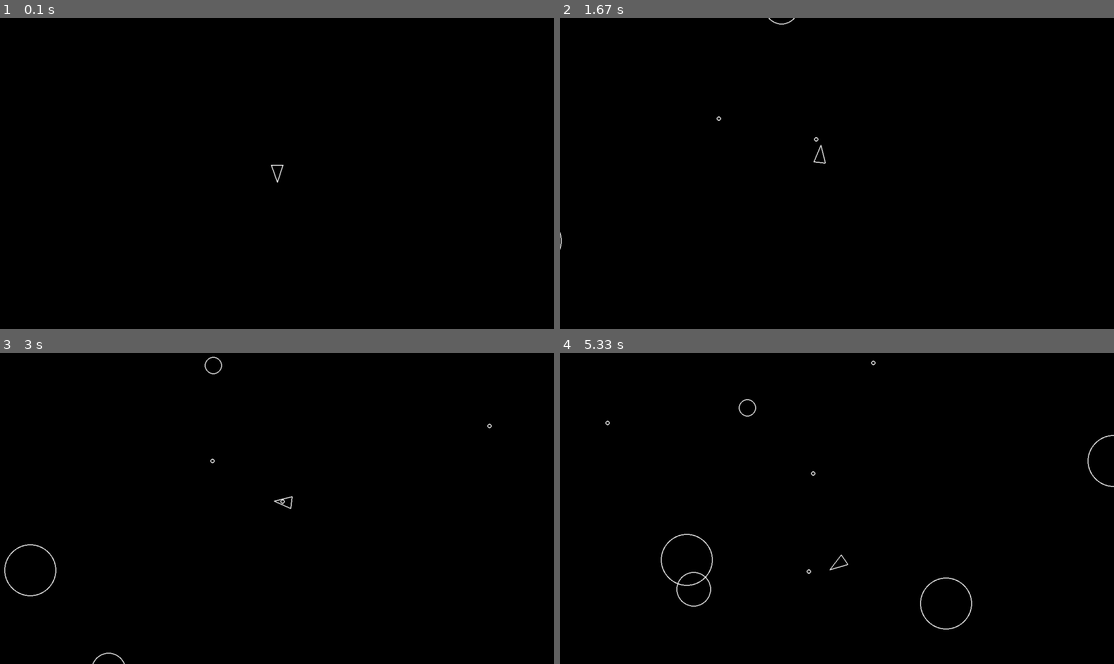
Above: before the commit, frames 1-4 (two rows, left to right).
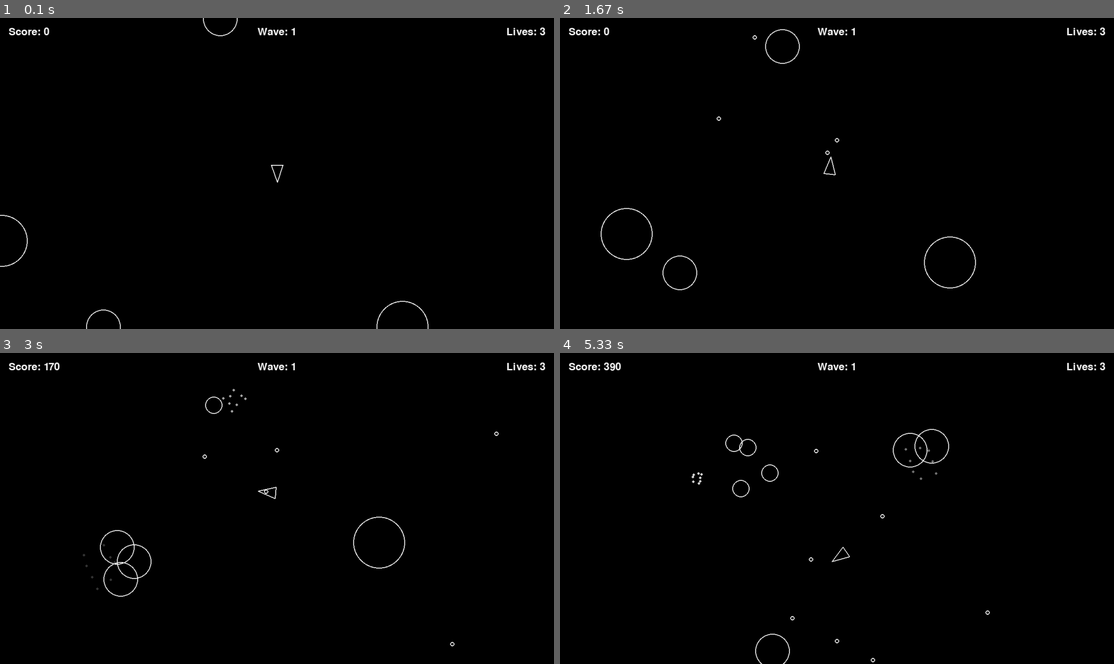
Above: after the commit, the same moments.

Repository: CalvinCYY/pygame-asteroid
Game: pygame game, started from main.py
Same seed, same stepped clock (60 frames per second), same inputs: the game is played once before the commit and once after it.
Inputs:
- Up to frame 1 (0.1 s): no input
- Up to frame 2 (1.67 s): tap Space at 0.33, 0.73, 1.03, 1.23, 1.57 s; hold D 0.67-1.13 s; hold W 1.17-1.47 s; hold D from 1.5 s (still down)
- Up to frame 3 (3 s): tap Space at 1.87, 2.07, 2.37, 2.63, 2.97 s; release D at 1.97 s; hold A 2-2.53 s; hold S 2.57-2.87 s; hold A from 2.9 s (still down)
- Up to frame 4 (5.33 s): tap Space at 3.27, 3.4, 3.8, 4.1, 4.47, 4.87, 5.17 s; release A at 3.3 s; hold W 3.33-3.7 s; hold D 3.73-4.37 s; hold S 4.4-4.77 s; hold A 4.8-5.27 s; hold D from 5.3 s (still down)

The runs differ from the first frame. In frame 1, 0.5% of the frame differs, in the area x 0-99%, y 0-100%; in frame 2, 0.8%; in frame 3, 1.1%; in frame 4, 1.4%, in the area x 1-100%, y 2-100%.

Commit message:
added hud, lives, wrapping, sounds, and player movement physics

Diff:
--- a/asteroid.py
+++ b/asteroid.py
@@ -14,6 +14,7 @@
 
     def update(self, dt):
         self.position += self.velocity * dt
+        self.wrap_position()
 
     def split(self):
         self.kill()
--- a/asteroidfield.py
+++ b/asteroidfield.py
@@ -1,7 +1,11 @@
 import pygame
 import random
 from asteroid import Asteroid
-from constants import *
+from constants import (
+    SCREEN_WIDTH, SCREEN_HEIGHT, ASTEROID_MAX_RADIUS, ASTEROID_MIN_RADIUS,
+    ASTEROID_KINDS, WAVE_BASE_ASTEROIDS, WAVE_ASTEROIDS_INCREMENT,
+    WAVE_SPEED_MULTIPLIER
+)
 
 
 class AsteroidField(pygame.sprite.Sprite):
@@ -30,22 +34,24 @@
 
     def __init__(self):
         pygame.sprite.Sprite.__init__(self, self.containers)
-        self.spawn_timer = 0.0
 
     def spawn(self, radius, position, velocity):
         asteroid = Asteroid(position.x, position.y, radius)
         asteroid.velocity = velocity
 
-    def update(self, dt):
-        self.spawn_timer += dt
-        if self.spawn_timer > ASTEROID_SPAWN_RATE_SECONDS:
-            self.spawn_timer = 0
+    def spawn_wave(self, wave_number):
+        asteroid_count = WAVE_BASE_ASTEROIDS + (wave_number - 1) * WAVE_ASTEROIDS_INCREMENT
+        speed_multiplier = WAVE_SPEED_MULTIPLIER ** (wave_number - 1)
 
-            # spawn a new asteroid at a random edge
+        for _ in range(asteroid_count):
             edge = random.choice(self.edges)
-            speed = random.randint(40, 100)
+            base_speed = random.randint(40, 100)
+            speed = base_speed * speed_multiplier
             velocity = edge[0] * speed
             velocity = velocity.rotate(random.randint(-30, 30))
             position = edge[1](random.uniform(0, 1))
             kind = random.randint(1, ASTEROID_KINDS)
             self.spawn(ASTEROID_MIN_RADIUS * kind, position, velocity)
+
+    def update(self, dt):
+        pass
--- a/circleshape.py
+++ b/circleshape.py
@@ -1,4 +1,5 @@
 import pygame
+from constants import SCREEN_WIDTH, SCREEN_HEIGHT
 
 # Base class for game objects
 class CircleShape(pygame.sprite.Sprite):
@@ -23,3 +24,13 @@
 
     def collides_with(self, other):
         return self.position.distance_to(other.position) <= self.radius + other.radius
+
+    def wrap_position(self):
+        if self.position.x < 0:
+            self.position.x = SCREEN_WIDTH
+        elif self.position.x > SCREEN_WIDTH:
+            self.position.x = 0
+        if self.position.y < 0:
+            self.position.y = SCREEN_HEIGHT
+        elif self.position.y > SCREEN_HEIGHT:
+            self.position.y = 0
--- a/constants.py
+++ b/constants.py
@@ -4,7 +4,9 @@
 LINE_WIDTH = 2
 
 PLAYER_TURN_SPEED = 300
-PLAYER_SPEED = 200
+PLAYER_ACCELERATION = 300        # How fast player speeds up
+PLAYER_MAX_SPEED = 400           # Maximum velocity
+PLAYER_DRAG = 0.98               # Friction multiplier per frame (1.0 = no drag)
 
 ASTEROID_MIN_RADIUS = 20
 ASTEROID_KINDS = 3
@@ -15,3 +17,32 @@
 SHOT_RADIUS = 5
 PLAYER_SHOOT_SPEED = 500
 PLAYER_SHOOT_COOLDOWN_SECONDS = 0.3
+
+# Scoring - smaller asteroids are worth more points
+ASTEROID_SCORE = {
+    ASTEROID_MIN_RADIUS * 3: 20,   # Large asteroid
+    ASTEROID_MIN_RADIUS * 2: 50,   # Medium asteroid
+    ASTEROID_MIN_RADIUS: 100,      # Small asteroid
+}
+
+# HUD
+HUD_FONT_SIZE = 36
+HUD_PADDING = 20
+
+# Lives
+PLAYER_STARTING_LIVES = 3
+PLAYER_INVULNERABILITY_SECONDS = 2.0
+PLAYER_BLINK_RATE = 0.1  # How fast player blinks when invulnerable
+
+# Waves
+WAVE_BASE_ASTEROIDS = 4          # Asteroids in wave 1
+WAVE_ASTEROIDS_INCREMENT = 2     # Additional asteroids per wave
+WAVE_DELAY_SECONDS = 2.0         # Pause between waves
+WAVE_SPEED_MULTIPLIER = 1.1      # Speed increase per wave (compounding)
+
+# Particles
+PARTICLE_COUNT = 8               # Particles per explosion
+PARTICLE_SPEED_MIN = 50
+PARTICLE_SPEED_MAX = 150
+PARTICLE_LIFETIME = 0.6          # Seconds before particle disappears
+PARTICLE_SIZE = 3
--- a/main.py
+++ b/main.py
@@ -1,12 +1,28 @@
 import pygame
-from constants import SCREEN_WIDTH, SCREEN_HEIGHT
-from logger import log_state,log_event
+from constants import (
+    SCREEN_WIDTH, SCREEN_HEIGHT,
+    ASTEROID_SCORE, HUD_FONT_SIZE, HUD_PADDING,
+    PLAYER_STARTING_LIVES, WAVE_DELAY_SECONDS
+)
+from logger import log_state, log_event
 from player import Player
 from asteroid import Asteroid
 from asteroidfield import AsteroidField
 from shot import Shot
+from particle import Particle, spawn_explosion
+from sounds import init_sounds
 
 import sys
+
+
+def draw_hud(screen, font, score, lives, wave):
+    score_text = font.render(f"Score: {score}", True, "white")
+    lives_text = font.render(f"Lives: {lives}", True, "white")
+    wave_text = font.render(f"Wave: {wave}", True, "white")
+    screen.blit(score_text, (HUD_PADDING, HUD_PADDING))
+    screen.blit(wave_text, (SCREEN_WIDTH // 2 - wave_text.get_width() // 2, HUD_PADDING))
+    screen.blit(lives_text, (SCREEN_WIDTH - lives_text.get_width() - HUD_PADDING, HUD_PADDING))
+
 
 def main():
     print(f"Starting Asteroids with pygame version: {pygame.__version__}")
@@ -14,9 +30,17 @@
     print(f"Screen height: {SCREEN_HEIGHT}")
 
     pygame.init()
+    sounds = init_sounds()
     screen = pygame.display.set_mode((SCREEN_WIDTH, SCREEN_HEIGHT))
     clock = pygame.time.Clock()
     dt = 0
+    score = 0
+    lives = PLAYER_STARTING_LIVES
+    wave = 1
+    wave_delay_timer = 0.0
+
+    font = pygame.font.Font(None, HUD_FONT_SIZE)
+    wave_font = pygame.font.Font(None, 72)
 
     updatable = pygame.sprite.Group()
     drawable = pygame.sprite.Group()
@@ -27,9 +51,11 @@
     Asteroid.containers = [asteroids, updatable, drawable]
     AsteroidField.containers = [updatable]
     Shot.containers = [shots, updatable, drawable]
+    Particle.containers = [updatable, drawable]
 
     player = Player(SCREEN_WIDTH/2, SCREEN_HEIGHT/2)
     asteroidfield = AsteroidField()
+    asteroidfield.spawn_wave(wave)
 
     while True:
         log_state()
@@ -45,13 +71,38 @@
             for shot in shots:
                 if asteroid.collides_with(shot):
                     log_event("asteroid_shot")
+                    score += ASTEROID_SCORE.get(asteroid.radius, 10)
+                    spawn_explosion(asteroid.position.x, asteroid.position.y)
+                    sounds.play_explosion()
                     asteroid.split()
                     shot.kill()
                     break
-            if asteroid.collides_with(player):
+            if asteroid.collides_with(player) and not player.is_invulnerable():
                 log_event("player_hit")
-                print('Game over!')
-                sys.exit()
+                spawn_explosion(player.position.x, player.position.y)
+                sounds.play_player_hit()
+                lives -= 1
+                if lives <= 0:
+                    print(f'Game over! Final score: {score}')
+                    sys.exit()
+                player.respawn(SCREEN_WIDTH / 2, SCREEN_HEIGHT / 2)
+
+        # Wave transition logic
+        if len(asteroids) == 0:
+            if wave_delay_timer <= 0:
+                wave_delay_timer = WAVE_DELAY_SECONDS
+            else:
+                wave_delay_timer -= dt
+                wave_announce = wave_font.render(f"Wave {wave + 1}", True, "white")
+                screen.blit(wave_announce, (
+                    SCREEN_WIDTH // 2 - wave_announce.get_width() // 2,
+                    SCREEN_HEIGHT // 2 - wave_announce.get_height() // 2
+                ))
+                if wave_delay_timer <= 0:
+                    wave += 1
+                    asteroidfield.spawn_wave(wave)
+
+        draw_hud(screen, font, score, lives, wave)
         time_delta = clock.tick(60)
         dt = time_delta/1000
         pygame.display.flip()
--- /dev/null
+++ b/particle.py
@@ -0,0 +1,42 @@
+import pygame
+import random
+import math
+from constants import (
+    PARTICLE_COUNT, PARTICLE_SPEED_MIN, PARTICLE_SPEED_MAX,
+    PARTICLE_LIFETIME, PARTICLE_SIZE
+)
+
+
+class Particle(pygame.sprite.Sprite):
+    def __init__(self, x, y, angle):
+        if hasattr(self, "containers"):
+            super().__init__(self.containers)
+        else:
+            super().__init__()
+
+        self.position = pygame.Vector2(x, y)
+        speed = random.uniform(PARTICLE_SPEED_MIN, PARTICLE_SPEED_MAX)
+        self.velocity = pygame.Vector2(
+            math.cos(angle) * speed,
+            math.sin(angle) * speed
+        )
+        self.lifetime = PARTICLE_LIFETIME
+        self.max_lifetime = PARTICLE_LIFETIME
+
+    def draw(self, screen):
+        alpha = self.lifetime / self.max_lifetime
+        color = (int(255 * alpha), int(255 * alpha), int(255 * alpha))
+        pygame.draw.circle(screen, color, self.position, PARTICLE_SIZE)
+
+    def update(self, dt):
+        self.position += self.velocity * dt
+        self.lifetime -= dt
+        if self.lifetime <= 0:
+            self.kill()
+
+
+def spawn_explosion(x, y):
+    for i in range(PARTICLE_COUNT):
+        angle = (2 * math.pi / PARTICLE_COUNT) * i
+        angle += random.uniform(-0.3, 0.3)
+        Particle(x, y, angle)
--- a/player.py
+++ b/player.py
@@ -1,6 +1,12 @@
 from circleshape import CircleShape
 from shot import Shot
-from constants import PLAYER_RADIUS, LINE_WIDTH, PLAYER_TURN_SPEED, PLAYER_SPEED, SHOT_RADIUS, PLAYER_SHOOT_SPEED, PLAYER_SHOOT_COOLDOWN_SECONDS
+from constants import (
+    PLAYER_RADIUS, LINE_WIDTH, PLAYER_TURN_SPEED,
+    PLAYER_ACCELERATION, PLAYER_MAX_SPEED, PLAYER_DRAG,
+    SHOT_RADIUS, PLAYER_SHOOT_SPEED, PLAYER_SHOOT_COOLDOWN_SECONDS,
+    PLAYER_INVULNERABILITY_SECONDS, PLAYER_BLINK_RATE
+)
+import sounds as sound_module
 import pygame
 
 class Player(CircleShape):
@@ -8,6 +14,9 @@
         super().__init__(x, y, radius=PLAYER_RADIUS)
         self.rotation = 0
         self.shot_cooldown = 0.0
+        self.invulnerable_timer = 0.0
+        self.blink_timer = 0.0
+        self.visible = True
 
     def triangle(self):
         forward = pygame.Vector2(0, 1).rotate(self.rotation)
@@ -18,7 +27,17 @@
         return [a, b, c]
 
     def draw(self, screen):
-        pygame.draw.polygon(screen, "white", self.triangle(), width=LINE_WIDTH)
+        if self.visible:
+            pygame.draw.polygon(screen, "white", self.triangle(), width=LINE_WIDTH)
+
+    def is_invulnerable(self):
+        return self.invulnerable_timer > 0
+
+    def respawn(self, x, y):
+        self.position = pygame.Vector2(x, y)
+        self.velocity = pygame.Vector2(0, 0)
+        self.rotation = 0
+        self.invulnerable_timer = PLAYER_INVULNERABILITY_SECONDS
 
     def rotate(self, dt):
         self.rotation += PLAYER_TURN_SPEED * dt
@@ -27,20 +46,38 @@
         keys = pygame.key.get_pressed()
         self.shot_cooldown -= dt
 
+        if self.invulnerable_timer > 0:
+            self.invulnerable_timer -= dt
+            self.blink_timer -= dt
+            if self.blink_timer <= 0:
+                self.visible = not self.visible
+                self.blink_timer = PLAYER_BLINK_RATE
+        else:
+            self.visible = True
+
         if keys[pygame.K_a]:
             self.rotate(-dt)
         if keys[pygame.K_d]:
             self.rotate(dt)
         if keys[pygame.K_w]:
-            self.move(dt)
+            self.accelerate(dt)
         if keys[pygame.K_s]:
-            self.move(-dt)
+            self.accelerate(-dt)
         if keys[pygame.K_SPACE]:
             self.shoot()
 
-    def move(self, dt):
+        # Apply velocity and drag
+        self.velocity *= PLAYER_DRAG
+        self.position += self.velocity * dt
+        self.wrap_position()
+
+    def accelerate(self, dt):
         forward = pygame.Vector2(0, 1).rotate(self.rotation)
-        self.position += forward * PLAYER_SPEED * dt
+        self.velocity += forward * PLAYER_ACCELERATION * dt
+
+        # Clamp to max speed
+        if self.velocity.length() > PLAYER_MAX_SPEED:
+            self.velocity.scale_to_length(PLAYER_MAX_SPEED)
 
     def shoot(self):
         if self.shot_cooldown > 0:
@@ -48,3 +85,5 @@
         self.shot_cooldown = PLAYER_SHOOT_COOLDOWN_SECONDS
         shot = Shot(self.position.x, self.position.y, SHOT_RADIUS)
         shot.velocity = pygame.Vector2(0, 1).rotate(self.rotation) * PLAYER_SHOOT_SPEED
+        if sound_module.sounds:
+            sound_module.sounds.play_shoot()
--- a/shot.py
+++ b/shot.py
@@ -11,3 +11,4 @@
 
     def update(self, dt):
         self.position += self.velocity * dt
+        self.wrap_position()
--- /dev/null
+++ b/sounds.py
@@ -0,0 +1,127 @@
+import pygame
+import array
+import math
+
+SAMPLE_RATE = 22050
+
+
+def generate_sound(frequency, duration, volume=0.3, wave_type="square"):
+    """Generate a simple sound wave."""
+    num_samples = int(SAMPLE_RATE * duration)
+    samples = array.array('h')
+
+    for i in range(num_samples):
+        t = i / SAMPLE_RATE
+
+        if wave_type == "square":
+            value = 1 if math.sin(2 * math.pi * frequency * t) > 0 else -1
+        elif wave_type == "sine":
+            value = math.sin(2 * math.pi * frequency * t)
+        elif wave_type == "noise":
+            import random
+            value = random.uniform(-1, 1)
+        else:
+            value = math.sin(2 * math.pi * frequency * t)
+
+        # Apply envelope (fade out)
+        envelope = 1 - (i / num_samples)
+        value *= envelope * volume
+
+        samples.append(int(value * 32767))
+
+    sound = pygame.mixer.Sound(buffer=samples)
+    return sound
+
+
+def generate_explosion_sound():
+    """Low rumbling explosion sound."""
+    num_samples = int(SAMPLE_RATE * 0.3)
+    samples = array.array('h')
+    import random
+
+    for i in range(num_samples):
+        t = i / num_samples
+        # Mix of low frequency sine and noise
+        freq = 80 * (1 - t * 0.5)  # Descending frequency
+        sine = math.sin(2 * math.pi * freq * (i / SAMPLE_RATE))
+        noise = random.uniform(-1, 1)
+        value = sine * 0.6 + noise * 0.4
+
+        # Envelope
+        envelope = 1 - t
+        value *= envelope * 0.4
+
+        samples.append(int(value * 32767))
+
+    return pygame.mixer.Sound(buffer=samples)
+
+
+def generate_shoot_sound():
+    """High pitched laser pew sound."""
+    num_samples = int(SAMPLE_RATE * 0.1)
+    samples = array.array('h')
+
+    for i in range(num_samples):
+        t = i / num_samples
+        # Descending frequency for pew effect
+        freq = 800 - 600 * t
+        value = math.sin(2 * math.pi * freq * (i / SAMPLE_RATE))
+
+        # Quick envelope
+        envelope = 1 - t
+        value *= envelope * 0.25
+
+        samples.append(int(value * 32767))
+
+    return pygame.mixer.Sound(buffer=samples)
+
+
+def generate_player_hit_sound():
+    """Harsh buzz for player damage."""
+    num_samples = int(SAMPLE_RATE * 0.4)
+    samples = array.array('h')
+    import random
+
+    for i in range(num_samples):
+        t = i / num_samples
+        # Distorted low frequency
+        freq = 120
+        square = 1 if math.sin(2 * math.pi * freq * (i / SAMPLE_RATE)) > 0 else -1
+        noise = random.uniform(-0.5, 0.5)
+        value = square * 0.7 + noise * 0.3
+
+        # Pulsing envelope
+        pulse = abs(math.sin(math.pi * t * 4))
+        envelope = (1 - t) * pulse
+        value *= envelope * 0.35
+
+        samples.append(int(value * 32767))
+
+    return pygame.mixer.Sound(buffer=samples)
+
+
+class SoundManager:
+    def __init__(self):
+        pygame.mixer.init(frequency=SAMPLE_RATE, size=-16, channels=1, buffer=512)
+        self.shoot = generate_shoot_sound()
+        self.explosion = generate_explosion_sound()
+        self.player_hit = generate_player_hit_sound()
+
+    def play_shoot(self):
+        self.shoot.play()
+
+    def play_explosion(self):
+        self.explosion.play()
+
+    def play_player_hit(self):
+        self.player_hit.play()
+
+
+# Global sound manager instance
+sounds = None
+
+
+def init_sounds():
+    global sounds
+    sounds = SoundManager()
+    return sounds
Not shown, changed: game_events.jsonl
